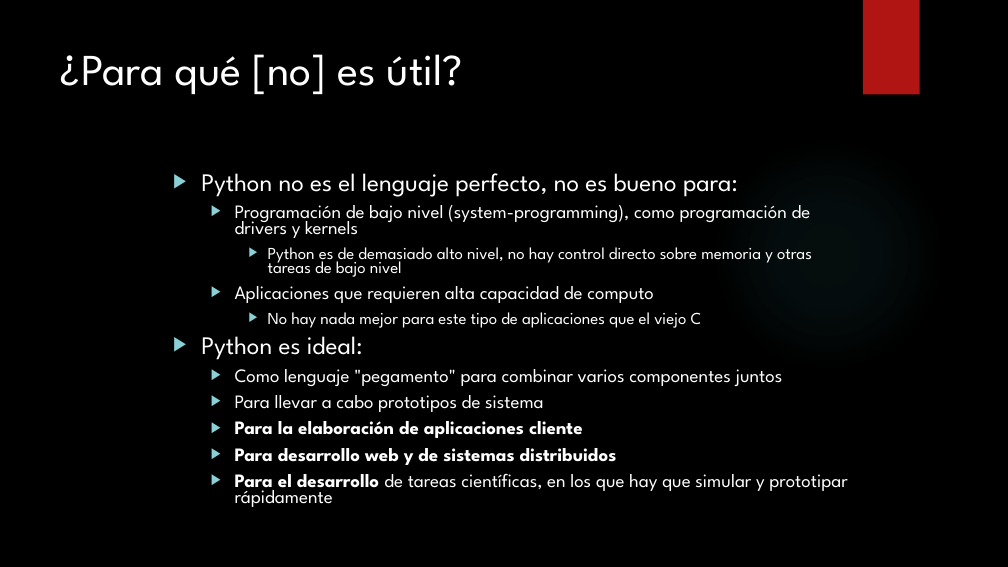
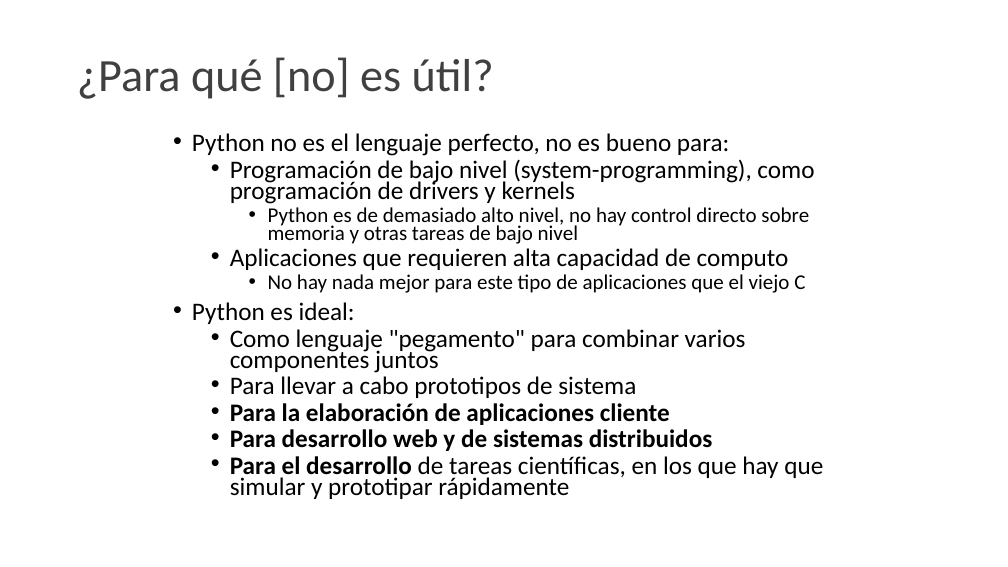
Before and after one commit to fabioandpinto/cursopython-2021, a slide deck: slide 10 of CursoPython.pptx (slide 9 before the commit). Drawn at 1008x567 pixels with LibreOffice and Linux fonts; fonts in the diff are those of the drawing; background and template pictures are left out. Boxes give left, top, right and bottom in pixels: in the first picture for what was removed or moved away, otherwise in the second. Text is boxed around its words. In the diff, an @@ line names an element or a change of style, - is before the commit and + after.

```diff
--- a/CursoPython.pptx
+++ b/CursoPython.pptx
@@ background picture (left out) to #FFFFFF @@
@@ title "¿Para qué [no] es útil?": place and size @@
-title "¿Para qué [no] es útil?" at box(61, 54, 463, 95)
+title "¿Para qué [no] es útil?" at box(77, 57, 494, 99)
@@ title "¿Para qué [no] es útil?" at box(77, 57, 494, 99): size 42 to 44 pt, font League Spartan to Calibri, text colour #FFFFFF to #404040; line spacing 1 to 0.9; vertical alignment top to middle @@
@@ rectangle removed at box(863, 0, 920, 95) @@
@@ text "Python no es el lenguaje ...": place and size @@
-text "Python no es el lenguaje ..." at box(201, 173, 847, 507)
+text "Python no es el lenguaje ..." at box(192, 133, 823, 499)
@@ text "Python no es el lenguaje ..." at box(192, 133, 823, 499): font League Spartan to Calibri, text colour #FFFFFF to #000000; size 18 to 24 pt in "Programación de bajo nivel (system-programming), como progra ...", "Aplicaciones que requieren alta capacidad de computo", "Como lenguaje "pegamento" para combinar varios componentes ...", "Para llevar a cabo prototipos de sistema" and 3 more places; size 16 to 20 pt in "Python es de demasiado alto nivel, no ...", "No hay nada mejor para este tipo ..."; bullet ▶ to •; less space between paragraphs @@
@@ ellipse removed at box(712, 138, 944, 371) @@
```
Also in this commit, not shown: 60 other slides changed, 3 slides added, 2 slides removed, 46 other files.
